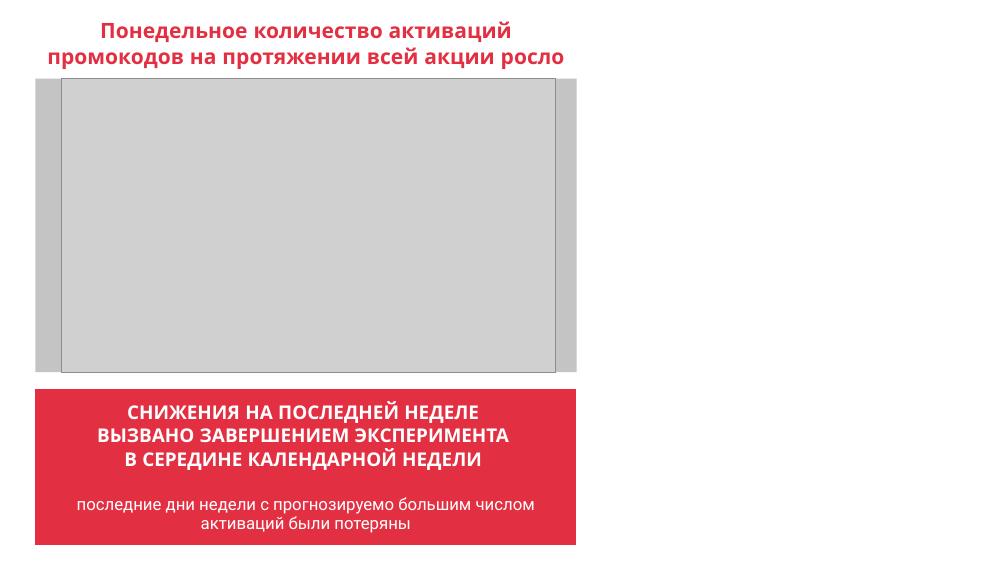
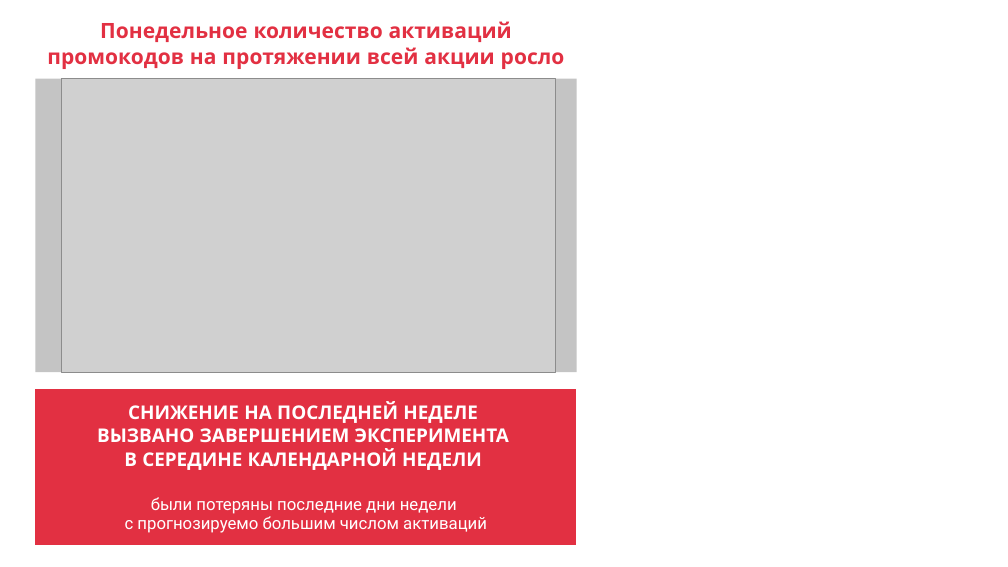
Before and after one commit to AVbrumin/Konnektu_test_task, a slide deck: slide 6 of task_2/result/task_2_visualization_EDA_brumin.pptx. Drawn at 1008x567 pixels with LibreOffice and Linux fonts; fonts in the diff are those of the drawing; grey boxes stand for pictures; background and template pictures are left out. Boxes give left, top, right and bottom in pixels: in the first picture for what was removed or moved away, otherwise in the second. Text is boxed around its words. In the diff, an @@ line names an element or a change of style, - is before the commit and + after.

```diff
--- a/task_2/result/task_2_visualization_EDA_brumin.pptx
+++ b/task_2/result/task_2_visualization_EDA_brumin.pptx
@@ table at (36,389,577,545) @@
-row 1, column 1: СНИЖЕНИЯ НА ПОСЛЕДНЕЙ НЕДЕЛЕ ВЫЗВАНО ЗАВЕРШЕНИЕМ ЭКСПЕРИМЕНТА В СЕРЕДИНЕ КАЛЕНДАРНОЙ НЕДЕЛИ
+row 1, column 1: СНИЖЕНИЕ НА ПОСЛЕДНЕЙ НЕДЕЛЕ ВЫЗВАНО ЗАВЕРШЕНИЕМ ЭКСПЕРИМЕНТА В СЕРЕДИНЕ КАЛЕНДАРНОЙ НЕДЕЛИ
-row 2, column 1: последние дни недели с прогнозируемо большим числом активаций были потеряны
+row 2, column 1: были потеряны последние дни недели с прогнозируемо большим числом активаций
```
Also in this commit, not shown: 3 other slides changed.
